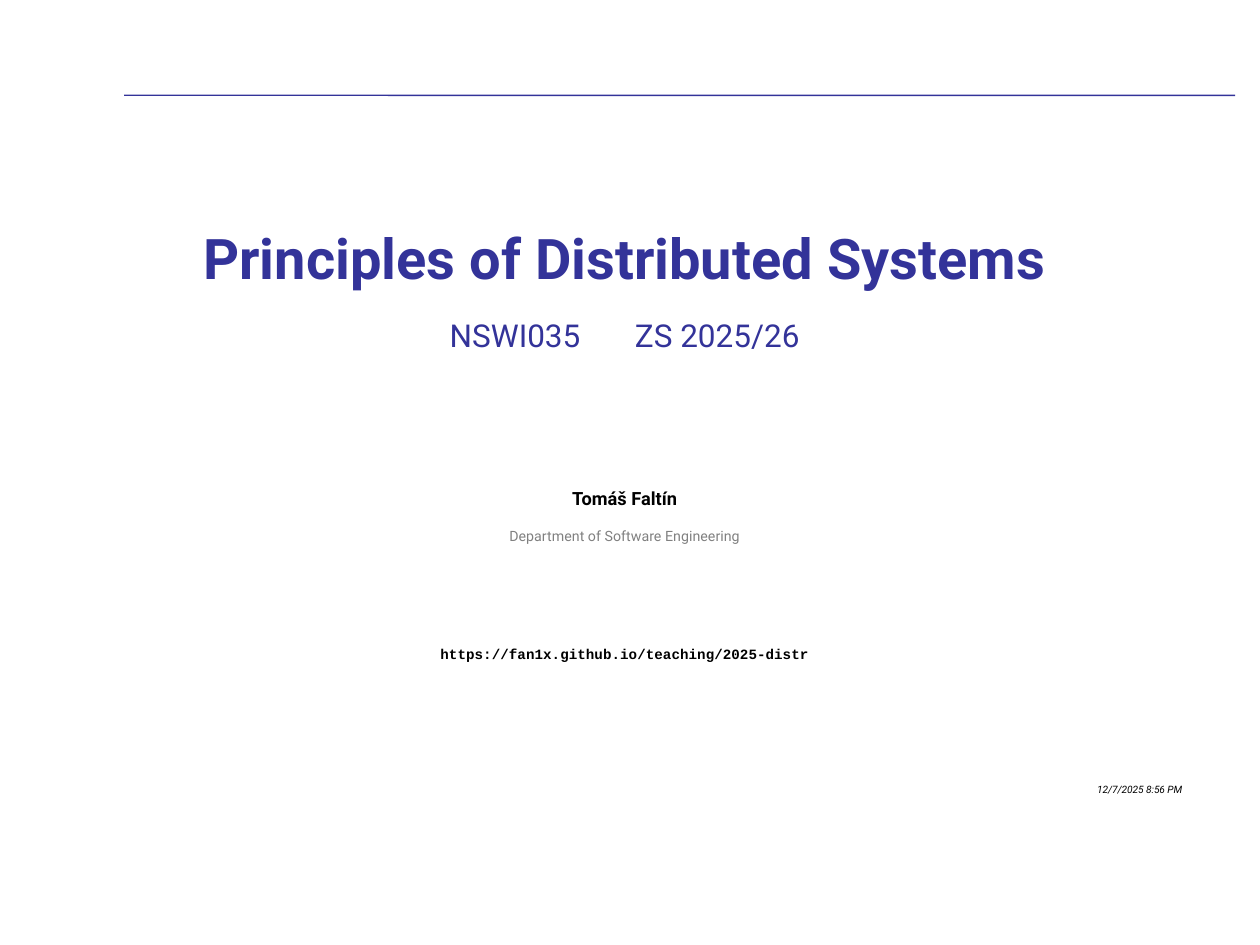
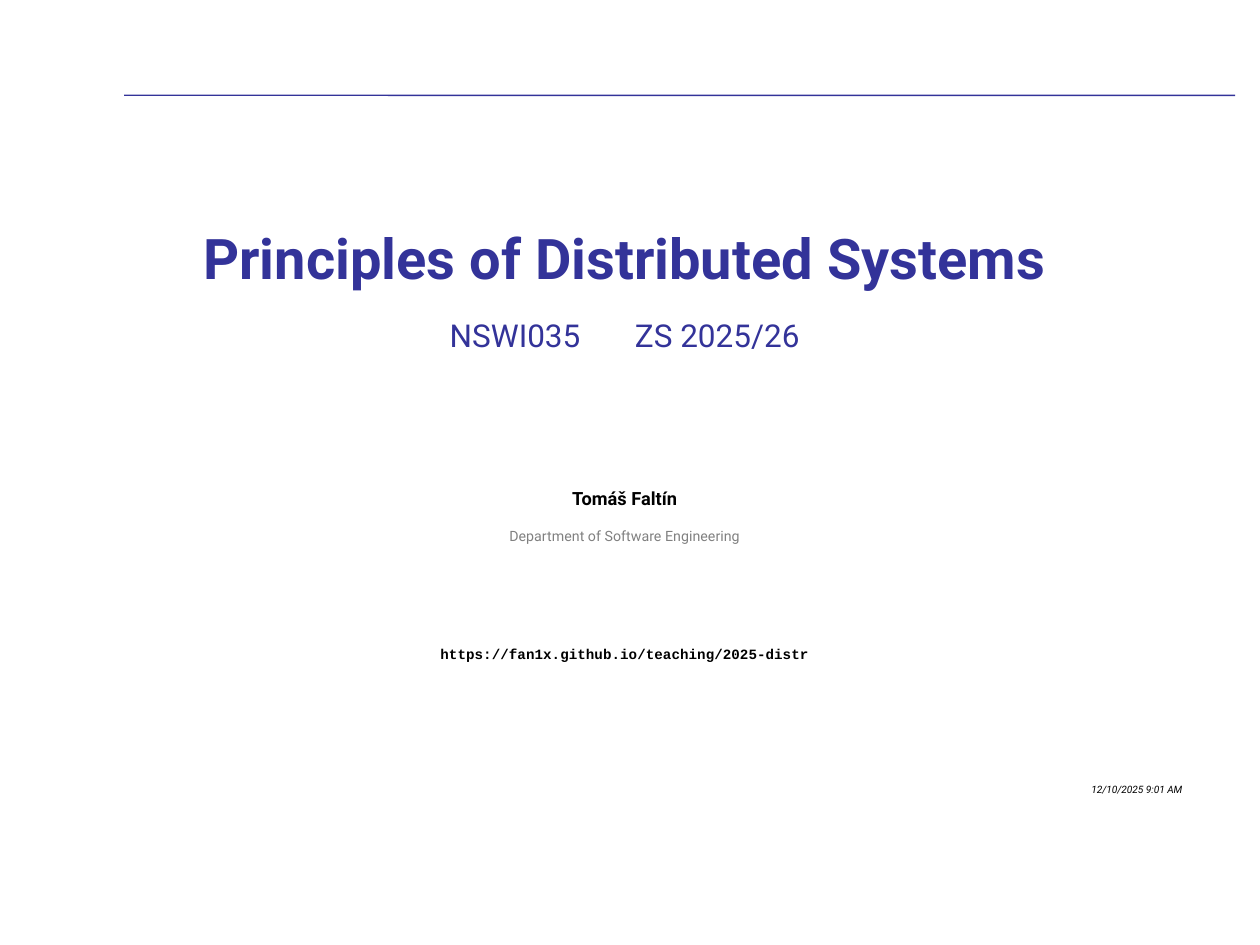
Before and after one commit to fan1x/fan1x.github.io, a slide deck: slide 1 of data/2025-26/pds/PDS-en.pptx. Drawn at 1260x945 pixels with LibreOffice and Linux fonts; fonts in the diff are those of the drawing. Boxes give left, top, right and bottom in pixels: in the first picture for what was removed or moved away, otherwise in the second. Text is boxed around its words. In the diff, an @@ line names an element or a change of style, - is before the commit and + after.

```diff
--- a/data/2025-26/pds/PDS-en.pptx
+++ b/data/2025-26/pds/PDS-en.pptx
@@ text at (1091, 785, 1182, 794): text changed @@
-  12/7/2025 8:56 PM
+  12/10/2025 9:01 AM
```
Also in this commit, not shown: 9 other slides changed, 1 slide added, 1 other file.
